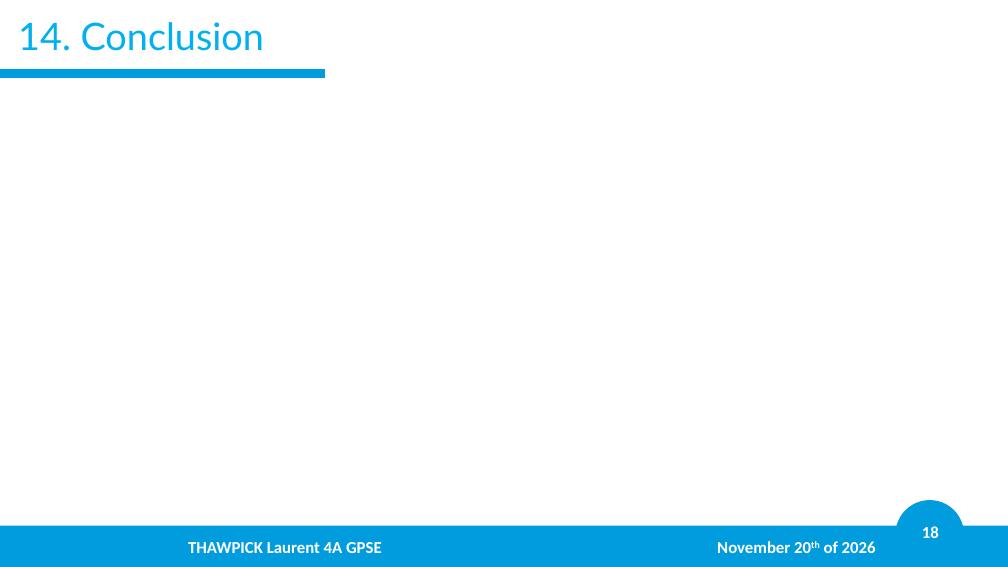
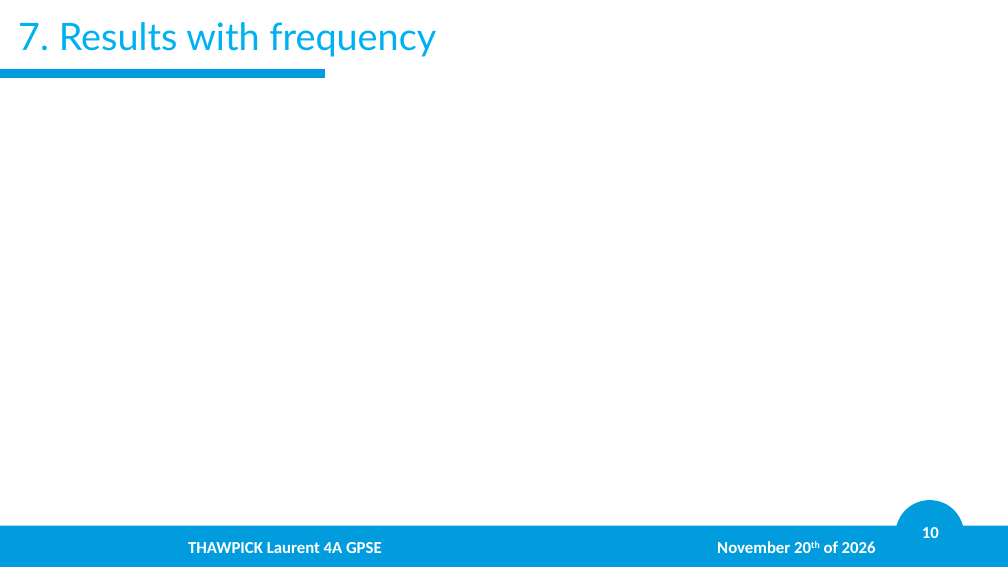
Before and after one commit to LaurentThaw/plasma-tubing, a slide deck: slide 10 of PDR for 20.11.26/PDR.pptx (slide 18 before the commit). Drawn at 1008x567 pixels with LibreOffice and Linux fonts; fonts in the diff are those of the drawing; background and template pictures are left out. Boxes give left, top, right and bottom in pixels: in the first picture for what was removed or moved away, otherwise in the second. Text is boxed around its words. In the diff, an @@ line names an element or a change of style, - is before the commit and + after.

```diff
--- a/PDR for 20.11.26/PDR.pptx
+++ b/PDR for 20.11.26/PDR.pptx
@@ title at [18,22,436,57]: text changed @@
-14. Conclusion
+7. Results with frequency
@@ page number at [922,527,939,538]: text changed @@
-18
+10
```
Also in this commit, not shown: 7 other slides changed, 4 slides added, 3 slides removed, 3 other files.
